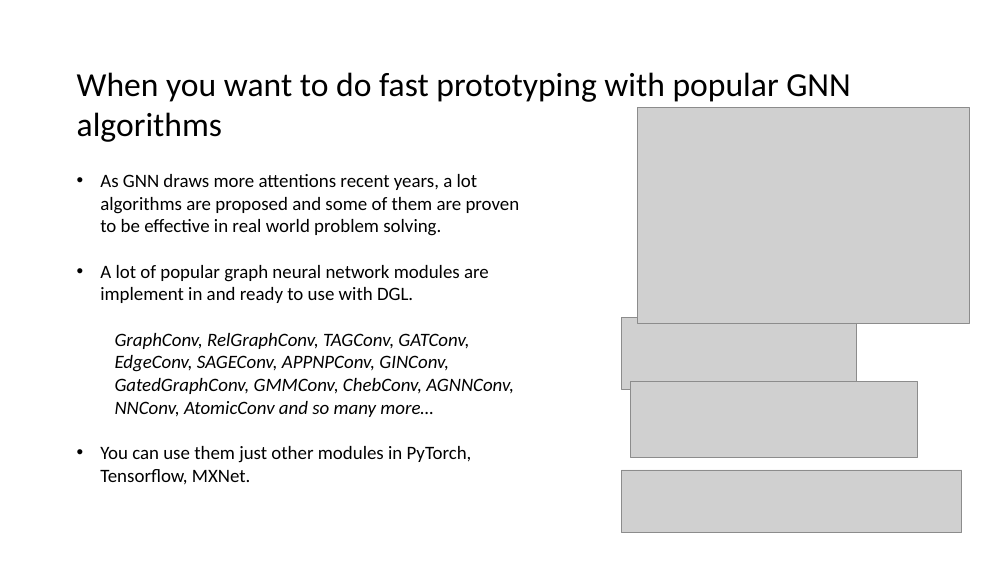
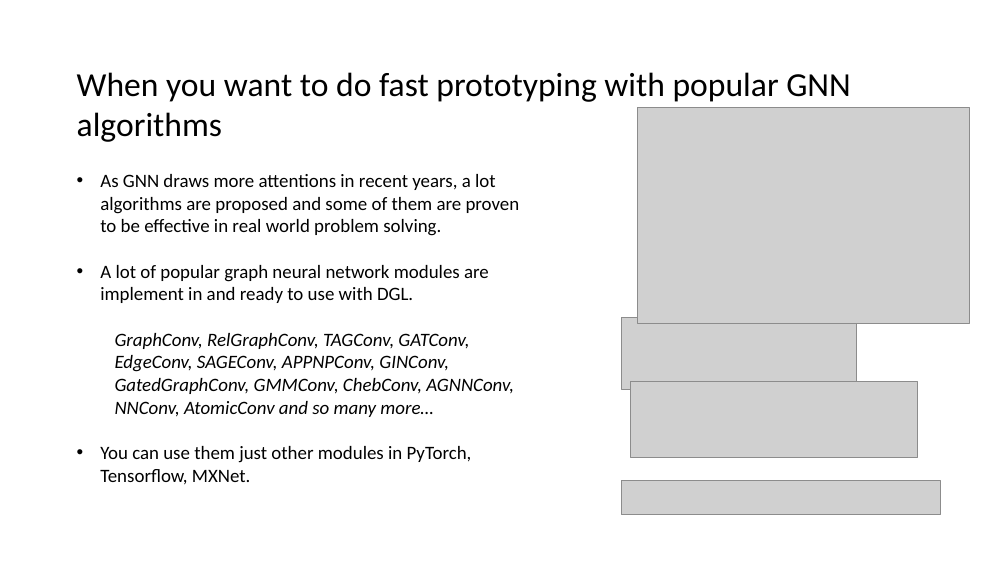
Before and after one commit to 596050/DGL_Internal_Workshop_April2020, a slide deck: slide 7 of Session02.pptx. Drawn at 1008x567 pixels with LibreOffice and Linux fonts; fonts in the diff are those of the drawing; grey boxes stand for pictures. Boxes give left, top, right and bottom in pixels: in the first picture for what was removed or moved away, otherwise in the second. Text is boxed around its words. In the diff, an @@ line names an element or a change of style, - is before the commit and + after.

```diff
--- a/Session02.pptx
+++ b/Session02.pptx
@@ text at (100, 174, 520, 236): text changed @@
-• As GNN draws more attentions recent years, a lot algorithms are proposed and some of them are proven to be effective in real world problem solving.
+• As GNN draws more attentions in recent years, a lot algorithms are proposed and some of them are proven to be effective in real world problem solving.
@@ picture: place and size @@
-picture at (622, 470, 962, 533)
+picture at (622, 481, 940, 515)
```
Also in this commit, not shown: 5 other slides changed, 1 slide added, 1 other file.
